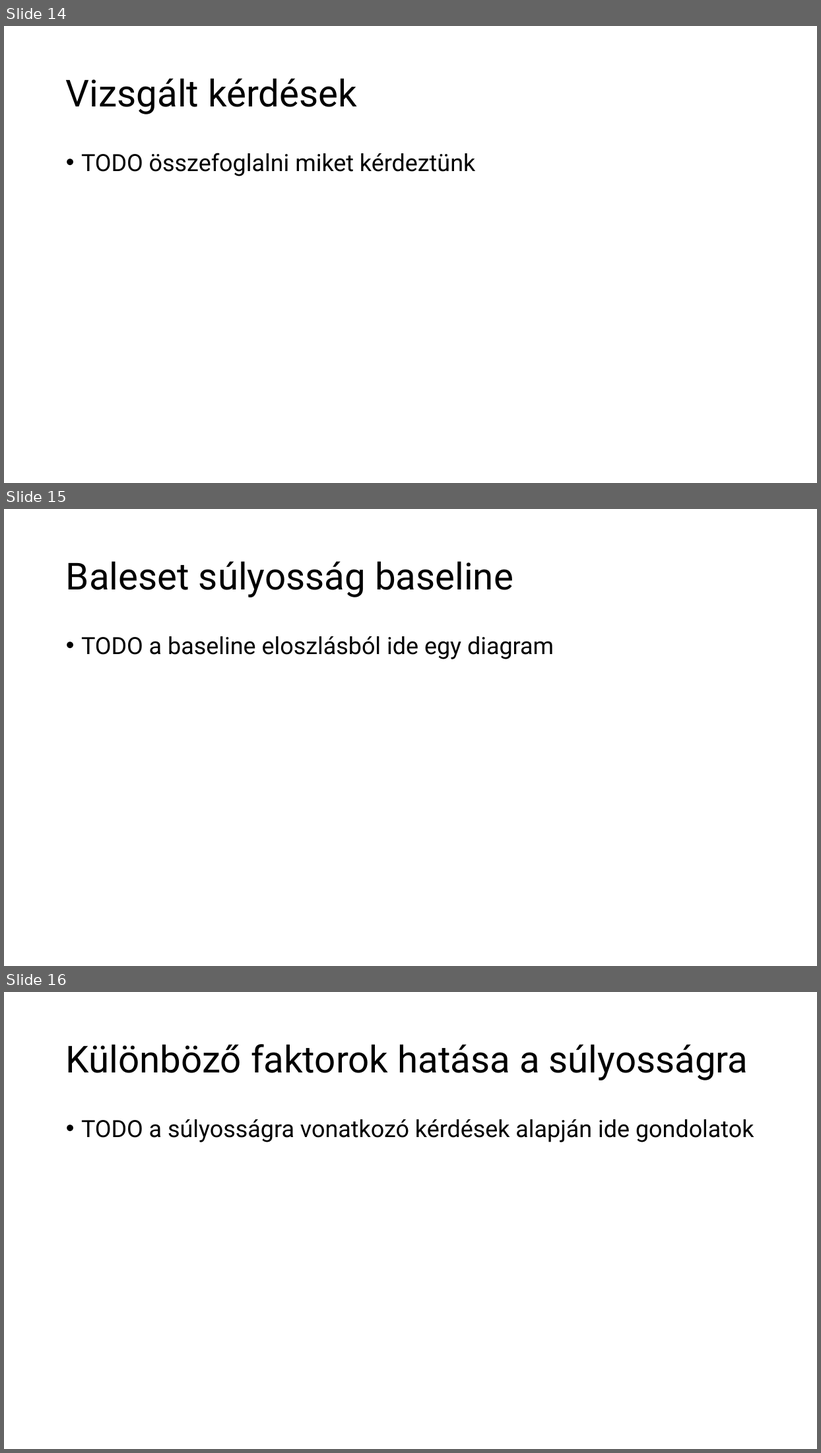
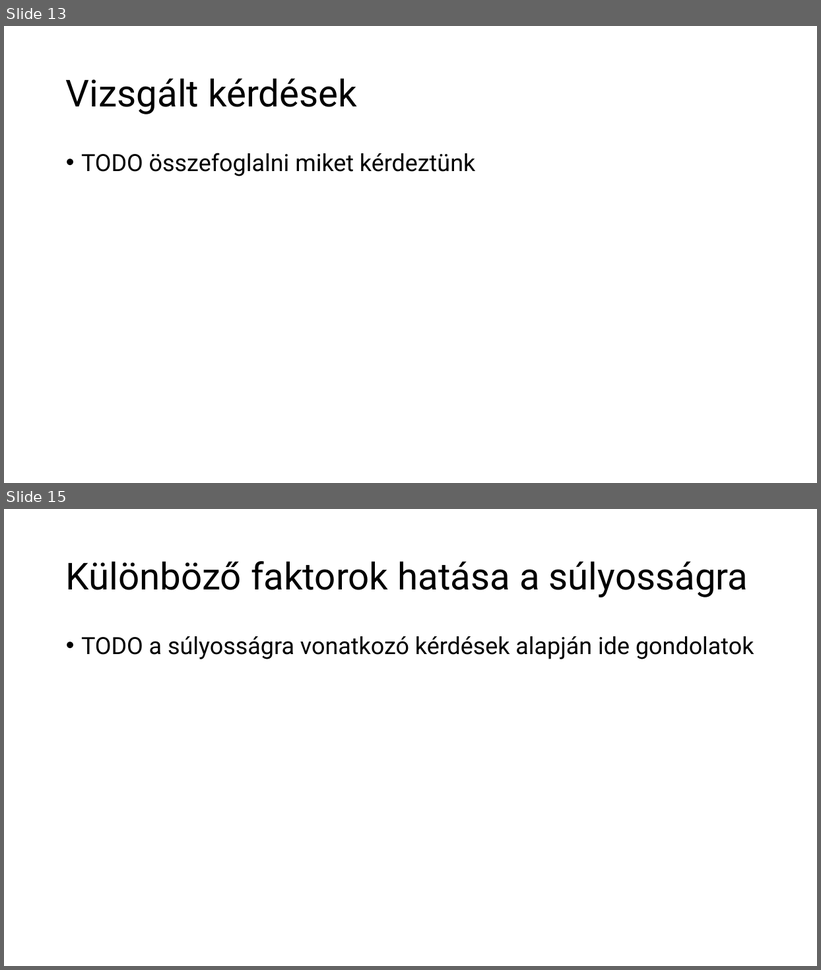
Before and after one commit to annagergaly/french-accidents, a slide deck: Balesetek Franciországban.pptx. Shown one above the other, each under a label of ours: slides 14, 15 and 16 before the commit, slides 13 and 15 after it; the slides between them are not shown. The pictures are 821x1453 and 821x970 pixels, drawn with LibreOffice and Linux fonts; fonts in the diff are those of the drawing. Boxes give left, top, right and bottom in pixels: in the first picture for what was removed or moved away, otherwise in the second. Text is boxed around its words. In the diff, an @@ line names an element or a change of style, - is before the commit and + after.

```diff
--- a/Balesetek Franciországban.pptx
+++ b/Balesetek Franciországban.pptx
@@ slide 15 removed at box(4, 509, 817, 966), background #FFFFFF @@
@@ title removed at box(66, 561, 514, 597) @@
-Baleset súlyosság baseline
@@ text removed at box(81, 636, 554, 659) @@
-• TODO a baseline eloszlásból ide egy diagram
@@ what was slide 14 is now slide 13 @@
@@ what was slide 16 is now slide 15 @@
```
Also in this commit, not shown: 5 slides changed, 1 slide added, 1 other slide removed.
